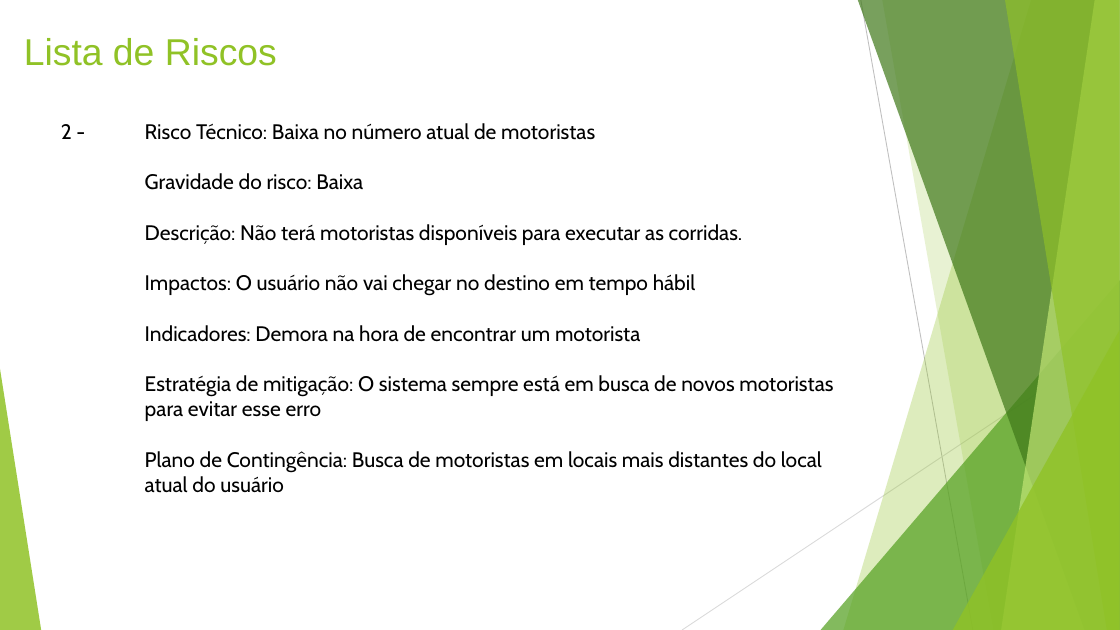
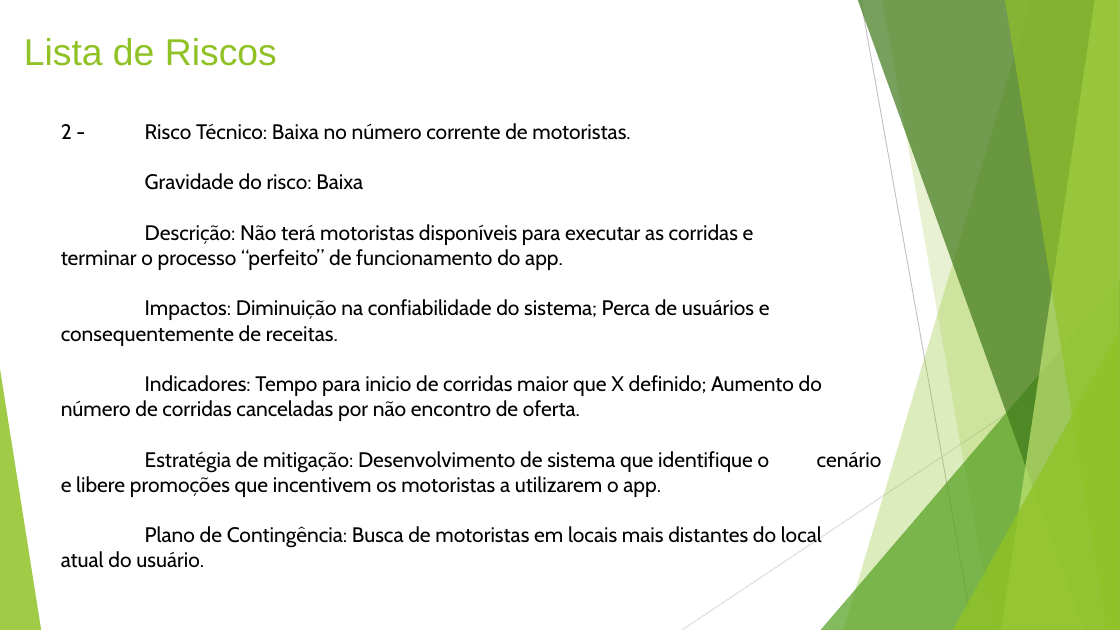
Before and after one commit to GusBaka/aulafurps, a slide deck: slide 7 of Gestão e Qualidade de software 03-04.pptx. Drawn at 1120x630 pixels with LibreOffice and Linux fonts; fonts in the diff are those of the drawing. Boxes give left, top, right and bottom in pixels: in the first picture for what was removed or moved away, otherwise in the second. Text is boxed around its words. In the diff, an @@ line names an element or a change of style, - is before the commit and + after.

```diff
--- a/Gestão e Qualidade de software 03-04.pptx
+++ b/Gestão e Qualidade de software 03-04.pptx
@@ text at box(61, 123, 630, 140): text changed @@
-2 - Risco Técnico: Baixa no número atual de motoristas
+2 - Risco Técnico: Baixa no número corrente de motoristas.
@@ text at box(61, 224, 822, 568): text changed @@
-Descrição: Não terá motoristas disponíveis para executar as corridas.
-Impactos: O usuário não vai chegar no destino em tempo hábil
-Indicadores: Demora na hora de encontrar um motorista
-Estratégia de mitigação: O sistema sempre está em busca de novos motoristas para evitar esse erro
-Plano de Contingência: Busca de motoristas em locais mais distantes do local atual do usuário
+Descrição: Não terá motoristas disponíveis para executar as corridas e terminar o processo “perfeito” de funcionamento do app.
+Impactos: Diminuição na confiabilidade do sistema; Perca de usuários e consequentemente de receitas.
+Indicadores: Tempo para inicio de corridas maior que X definido; Aumento do número de corridas canceladas por não encontro de oferta.
+Estratégia de mitigação: Desenvolvimento de sistema que identifique o cenário e libere promoções que incentivem os motoristas a utilizarem o app.
+Plano de Contingência: Busca de motoristas em locais mais distantes do local atual do usuário.
```
Also in this commit, not shown: 4 other slides changed.
